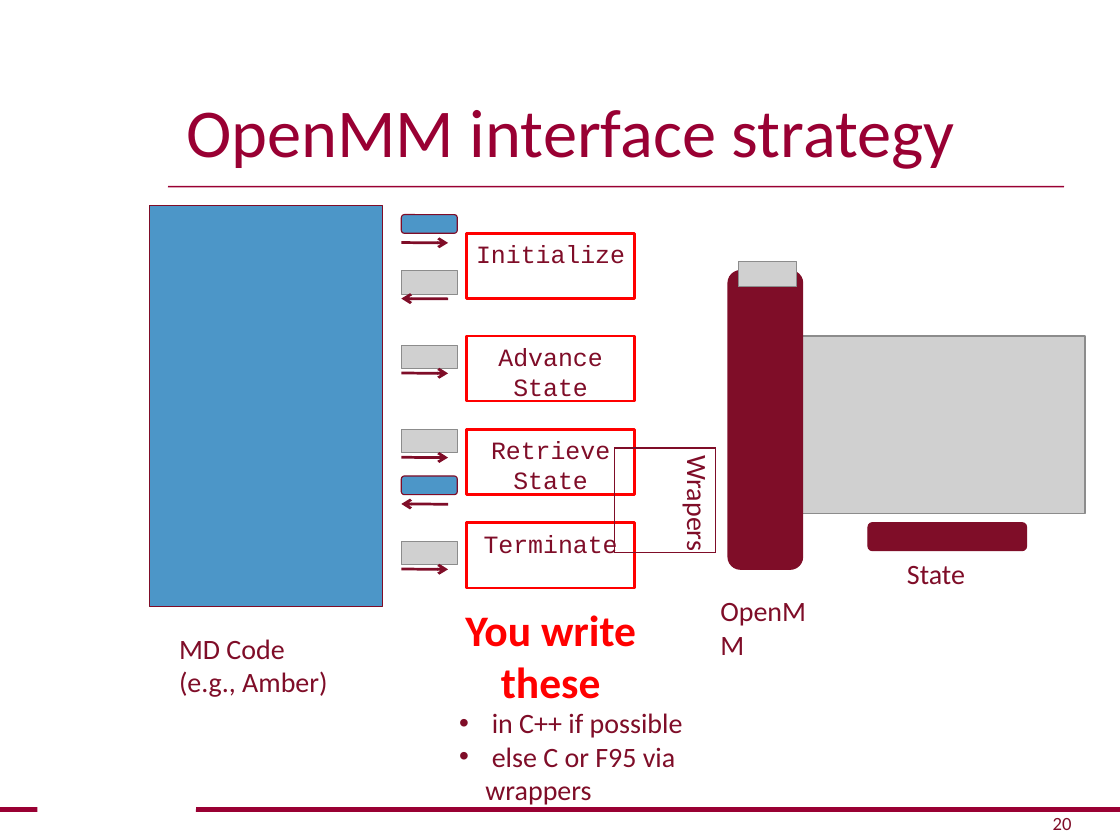
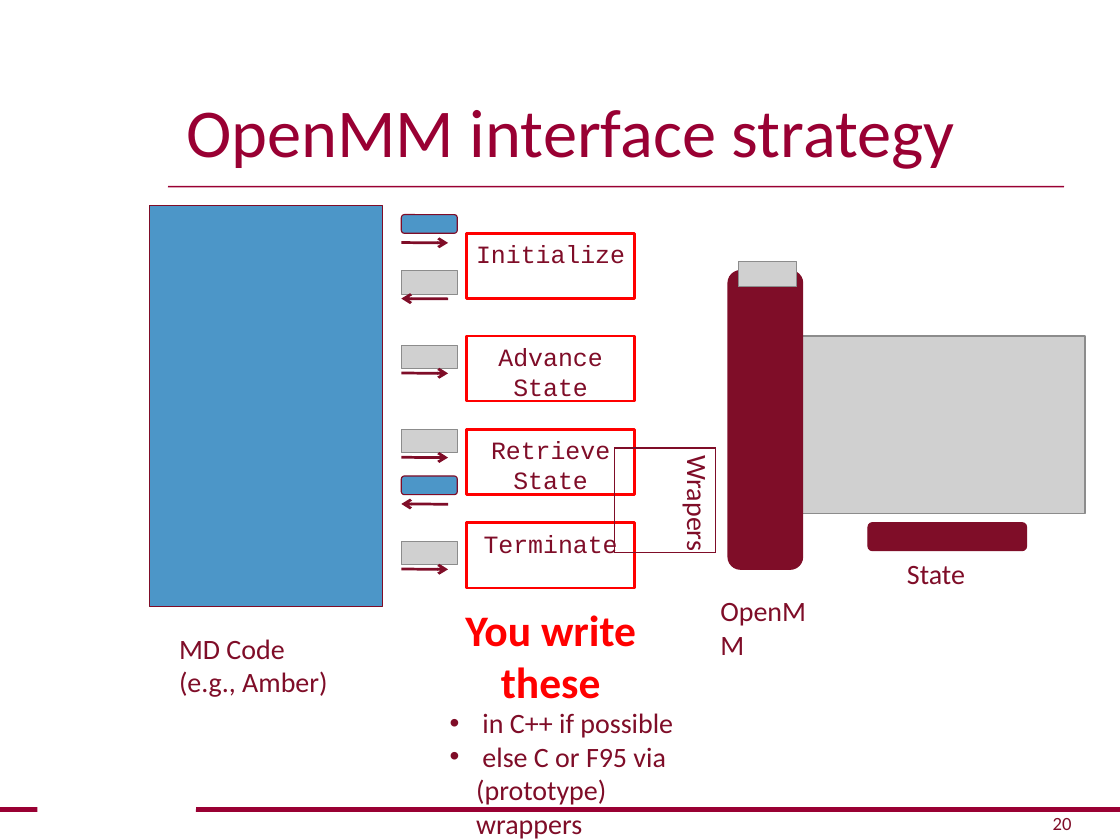
Before and after one commit to openmm/openmm, a slide deck: slide 20 of examples/HelloOpenMM.ppt. Drawn at 1120x840 pixels with LibreOffice and Linux fonts; fonts in the diff are those of the drawing; grey boxes stand for pictures; background and template pictures are left out. Boxes give left, top, right and bottom in pixels: in the first picture for what was removed or moved away, otherwise in the second. Text is boxed around its words. In the diff, an @@ line names an element or a change of style, - is before the commit and + after.

Commit message:
Minor tweak.

```diff
--- a/examples/HelloOpenMM.ppt
+++ b/examples/HelloOpenMM.ppt
@@ text "in C++ if possible" moved from (x1=485, y1=713, x2=683, y2=805) to (x1=476, y1=713, x2=673, y2=839) @@
@@ text at (x1=476, y1=747, x2=665, y2=839): text changed @@
-• else C or F95 via wrappers
+• else C or F95 via (prototype) wrappers
```
